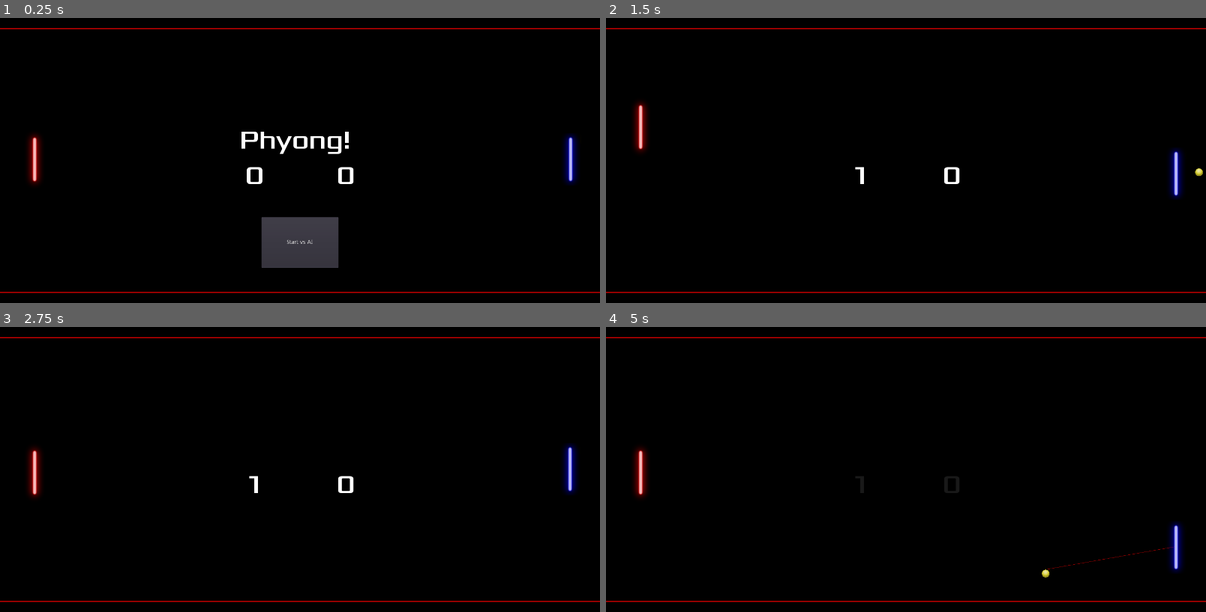
Above: before the commit, frames 1-4 (two rows, left to right).
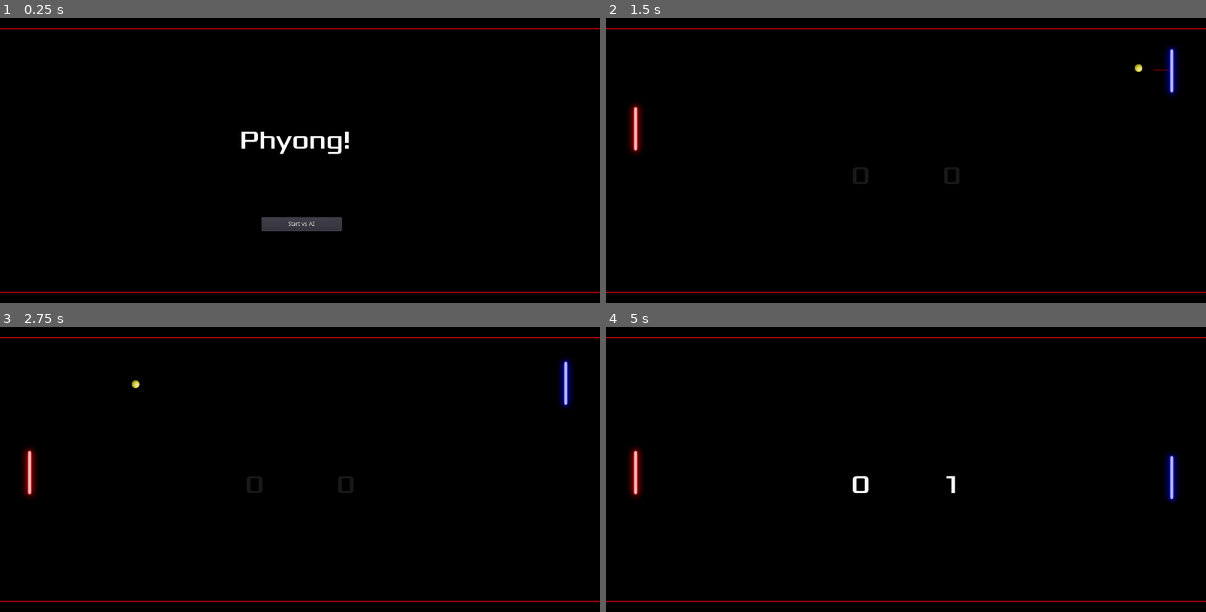
Above: after the commit, the same moments.

Repository: BThacker/PhyongV2
Game: Godot game, scene res://Main.tscn
Two runs of this game, one before a commit and one after it. Both use one fixed random seed, a clock stepped at 60 frames per second and the inputs below.
Inputs:
- Up to frame 1 (0.25 s): no input
- Up to frame 2 (1.5 s): click "Start vs AI" at 0.5 s; hold Up (ui_up) from 1.28 s (still down)
- Up to frame 3 (2.75 s): release Up (ui_up) at 2.03 s; hold Down (ui_down) from 2.03 s (still down)
- Up to frame 4 (5 s): release Down (ui_down) at 2.78 s; hold Up (ui_up) 2.78-4.28 s; tap Enter at 4.25 s; hold Down (ui_down) from 4.28 s (still down)

The runs differ from the first frame. In frame 1, 2.6% of the frame differs, in the area x 4-97%, y 40-88%; in frame 2, 1.5%; in frame 3, 1.5%; in frame 4, 1.6%.

Commit message:
instanced rewrite of main code

Diff:
--- a/Ball.gd
+++ b/Ball.gd
@@ -3,10 +3,13 @@
 var speed = 800
 var velocity = Vector2()
 
-func start(pos, dir):
+func spawn(pos, dir):
 	position = pos
 	velocity = Vector2(speed, 0).rotated(deg2rad(dir))
 	rotation = velocity.angle()
+
+func delete():
+	queue_free()
 
 func _physics_process(delta):
 	var collision = move_and_collide(velocity * delta)
--- a/HUD.gd
+++ b/HUD.gd
@@ -1,6 +1,13 @@
 extends CanvasLayer
 
-signal start_game
+signal start_game_ai
+signal start_game_2p
+# to implement
+signal start_game_multiplayer
+
+func _ready():
+	update_alpha_player1(0)
+	update_alpha_player2(0)
 
 func show_message(text):
 	$MessageLabel.text = text
@@ -15,7 +22,7 @@
 	update_score_player1(0)
 	update_score_player2(0)
 	yield(get_tree().create_timer(3), 'timeout')
-	$StartButton.show()
+	$StartButton_AI.show()
 
 func _on_MessageTimer_timeout():
 	$MessageLabel.hide()
@@ -32,8 +39,10 @@
 func update_score_player2(score):
 	$ScoreLabel2.text = str(score)
 
-func _on_StartButton_button_up():
-	$StartButton.hide()
+func _on_StartButton_AI_button_up():
+	$StartButton_AI.hide()
 	$MessageLabel.hide()
-	emit_signal("start_game")
+	emit_signal("start_game_ai")
 	print("start game")
+	update_alpha_player1(.1)
+	update_alpha_player2(.1)
--- a/HUD.tscn
+++ b/HUD.tscn
@@ -46,18 +46,18 @@
 text = "Phyong! "
 align = 1
 
-[node name="StartButton" type="Button" parent="."]
+[node name="StartButton_AI" type="Button" parent="."]
 anchor_left = 0.5
 anchor_top = 1.0
 anchor_right = 0.5
 anchor_bottom = 1.0
 margin_left = -95.0
 margin_top = -225.0
-margin_right = 95.0
-margin_bottom = -100.0
+margin_right = 103.0
+margin_bottom = -191.0
 shortcut = SubResource( 2 )
 text = "Start vs AI"
 
 [node name="MessageTimer" type="Timer" parent="."]
 wait_time = 5.0
-[connection signal="button_up" from="StartButton" to="." method="_on_StartButton_button_up"]
+[connection signal="button_up" from="StartButton_AI" to="." method="_on_StartButton_AI_button_up"]
--- a/Main.gd
+++ b/Main.gd
@@ -1,67 +1,109 @@
 extends Node2D
-# main game logic will be stored here
 export (PackedScene) var Ball
-export (PackedScene) var BallRig
+export (PackedScene) var Player1
+export (PackedScene) var Player2_AI
+
 var ballPosition
+var player1Position
+var aiPosition
 var direction
 var score1 = 0
 var score2 = 0
 var winner
+var p1_start_pos
+var p2_start_pos
+var current_p1
+var current_p2
+var current_ball
+enum gameEntity{spawn, destroy}
 
 func _ready():
 	# generate new seeds for debug purposes
 	randomize()
 	# check current screen size, not sure if necessary
 	ballPosition = get_viewport_rect().size / 2
+	p1_start_pos = $player1POS.position
+	p2_start_pos = $player2POS.position
 
 # hackery to make the ball start randomly
 func randomize_ball_direction(directions):
 	return directions[randi() % directions.size()]
 
-func add_ball():
+# spawning players, AI and ball
+func ball(action):
 	# as ball is a packed scene, we will instance the object in the world
 	var b = Ball.instance()
 	var direction1 = rand_range(140, 220)
 	var direction2 = rand_range(0, 40)
 	var direction3 = rand_range(320, 360)
 	direction = randomize_ball_direction([direction1, direction2, direction3])
-	b.start(ballPosition, direction)
-	add_child(b)
-	$HUD.update_alpha_player1(.1)
-	$HUD.update_alpha_player2(.1)
+	if action == gameEntity.spawn:
+		b.spawn(ballPosition, direction)
+		add_child(b)
+		$HUD.update_alpha_player1(.1)
+		$HUD.update_alpha_player2(.1)
+		current_ball = b
+	if action == gameEntity.destroy:
+		current_ball.delete()
 
-# thinking about adding more complex logic here
-func start_action():
-	add_ball()
+func player_1(action):
+	var player1 = Player1.instance()
+	if action == gameEntity.spawn:
+		player1.spawn(p1_start_pos)
+		add_child(player1)
+		current_p1 = player1
+		print("Spawning Player 1")
+	if action == gameEntity.destroy:
+		current_p1.delete()
 
-func _on_HUD_start_game():
-	new_game()
-	$HUD.update_score_player1(0)
-	$HUD.update_score_player2(0) # Replace with function body.
+#func player_2(action):
+#	player2.spawn(p2_start_pos)
 
-func new_game():
+func ai_player_2(action):
+	var ai = Player2_AI.instance()
+	if action == gameEntity.spawn:
+		ai.spawn(p2_start_pos)
+		add_child(ai)
+		print("spawning AI")
+		current_p2 = ai
+	if action == gameEntity.destroy:
+		current_p2.delete()
+
+# listening for start calls
+func _on_HUD_start_game_ai():
 	score1 = 0
 	score2 = 0
-	start_action()
-	$Player2_AI.idle = false
+	player_1(gameEntity.spawn)
+	ball(gameEntity.spawn)
+	ai_player_2(gameEntity.spawn)
+	$HUD.update_score_player1(0)
+	$HUD.update_score_player2(0)
+	$HUD.update_alpha_player1(0)
+	$HUD.update_alpha_player2(0)
+	print("start game AI")
 
+# main game logic
 func reset_after_score():
 	yield(get_tree().create_timer(3), "timeout")
-	start_action()
+	ball(gameEntity.spawn)
 
 func game_over():
 	print("game is over")
+	player_1(gameEntity.destroy)
+	ai_player_2(gameEntity.destroy)
+	ball(gameEntity.destroy)
 	if score1 > score2:
 		winner = "Player 1"
 	else:
 		winner = "Player 2"
 	$HUD.show_game_over(winner)
-	$HUD.update_alpha_player1(1)
-	$HUD.update_alpha_player2(1)
+	$HUD.update_alpha_player1(0)
+	$HUD.update_alpha_player2(0)
 
 func _on_player2ScoreArea_player2scored():
 	print("player 2 scored")
 	score2 += 1
+	ball(gameEntity.destroy)
 	$HUD.update_score_player2(score2)
 	$HUD.update_alpha_player1(1)
 	$HUD.update_alpha_player2(1)
@@ -73,6 +115,7 @@
 func _on_player1ScoreArea_player1scored():
 	print("player 1 scored")
 	score1 += 1
+	ball(gameEntity.destroy)
 	$HUD.update_score_player1(score1)
 	$HUD.update_alpha_player1(1)
 	$HUD.update_alpha_player2(1)
--- a/Main.tscn
+++ b/Main.tscn
@@ -1,120 +1,38 @@
-[gd_scene load_steps=21 format=2]
+[gd_scene load_steps=13 format=2]
 
 [ext_resource path="res://Main.gd" type="Script" id=1]
 [ext_resource path="res://Ball.tscn" type="PackedScene" id=2]
-[ext_resource path="res://images/black_background.png" type="Texture" id=3]
-[ext_resource path="res://Player1.gd" type="Script" id=4]
-[ext_resource path="res://images/sprites.png" type="Texture" id=5]
-[ext_resource path="res://Player2_AI.gd" type="Script" id=6]
-[ext_resource path="res://player2ScoreArea.gd" type="Script" id=7]
-[ext_resource path="res://player1ScoreArea.gd" type="Script" id=8]
-[ext_resource path="res://HUD.tscn" type="PackedScene" id=9]
-[ext_resource path="res://ai_decision.gd" type="Script" id=10]
+[ext_resource path="res://Player1.tscn" type="PackedScene" id=3]
+[ext_resource path="res://Player2_AI.tscn" type="PackedScene" id=4]
+[ext_resource path="res://images/black_background.png" type="Texture" id=5]
+[ext_resource path="res://player2ScoreArea.gd" type="Script" id=6]
+[ext_resource path="res://player1ScoreArea.gd" type="Script" id=7]
+[ext_resource path="res://HUD.tscn" type="PackedScene" id=8]
 
-[sub_resource type="GDScript" id=1]
-script/source = "extends RigidBody2D
-
-# Declare member variables here. Examples:
-# var a = 2
-# var b = \"text\"
-
-# Called when the node enters the scene tree for the first time.
-func _ready():
-	pass # Replace with function body.
-
-# Called every frame. 'delta' is the elapsed time since the previous frame.
-#func _process(delta):
-func start(pos):
-	position = pos
-	apply_impulse(Vector2(0, 0), Vector2(500 ,0))
-	bounce = 1
-	friction = .5
-"
-
-[sub_resource type="CircleShape2D" id=2]
-radius = 9.93282
-
-[sub_resource type="PackedScene" id=3]
-_bundled = {
-"conn_count": 0,
-"conns": PoolIntArray(  ),
-"editable_instances": [  ],
-"names": PoolStringArray( "RigidBody2D", "RigidBody2D", "gravity_scale", "linear_damp", "angular_damp", "script", "Sprite", "Sprite", "position", "scale", "texture", "CollisionShape2D", "CollisionShape2D", "position", "shape" ),
-"node_count": 3,
-"node_paths": [ NodePath("."), NodePath(".") ],
-"nodes": PoolIntArray( -1, -1, 1, 0, -1, 4, 2, 0, 3, 1, 4, 2, 5, 3, 0, 1073741824, 0, 7, 6, -1, 3, 8, 4, 9, 5, 10, 6, 0, 1073741825, 0, 12, 11, -1, 2, 13, 7, 14, 8, 0 ),
-"variants": [ 0.0, 0.0, 0.0, SubResource( 1 ), Vector2( 0.104245, 0.0311446 ), Vector2( 0.0719935, 0.0719935 ), null, Vector2( 0.0673943, 0.0809946 ), SubResource( 2 ) ],
-"version": 2
-}
-
-[sub_resource type="CapsuleShape2D" id=4]
-radius = 0.967962
-height = 19.4489
-
-[sub_resource type="CapsuleShape2D" id=5]
-radius = 4.10303
-height = 96.7466
-
-[sub_resource type="RectangleShape2D" id=6]
+[sub_resource type="RectangleShape2D" id=1]
 extents = Vector2( 811.025, 1.31851 )
 
-[sub_resource type="RectangleShape2D" id=7]
+[sub_resource type="RectangleShape2D" id=2]
 extents = Vector2( 812.612, 1.34943 )
 
-[sub_resource type="RectangleShape2D" id=8]
+[sub_resource type="RectangleShape2D" id=3]
 extents = Vector2( 10, 316.768 )
 
-[sub_resource type="RectangleShape2D" id=9]
+[sub_resource type="RectangleShape2D" id=4]
 extents = Vector2( 10, 316.753 )
-
-[sub_resource type="RectangleShape2D" id=10]
-extents = Vector2( 437.228, 305.142 )
 
 [node name="Main" type="Node2D"]
 script = ExtResource( 1 )
 Ball = ExtResource( 2 )
-BallRig = SubResource( 3 )
+Player1 = ExtResource( 3 )
+Player2_AI = ExtResource( 4 )
 
 [node name="Background" type="Area2D" parent="."]
 
 [node name="Sprite" type="Sprite" parent="Background"]
 position = Vector2( 753.109, 445.567 )
 scale = Vector2( 2.95789, 2.95789 )
-texture = ExtResource( 3 )
-
-[node name="Player1" type="KinematicBody2D" parent="."]
-position = Vector2( 85.4835, 351.853 )
-script = ExtResource( 4 )
-__meta__ = {
-"_edit_group_": true
-}
-
-[node name="Sprite" type="Sprite" parent="Player1"]
 texture = ExtResource( 5 )
-region_enabled = true
-region_rect = Rect2( 0, 0, 50, 150 )
-
-[node name="CollisionShape2D" type="CollisionShape2D" parent="Player1"]
-position = Vector2( -0.384995, 0.205902 )
-scale = Vector2( 5, 5 )
-shape = SubResource( 4 )
-
-[node name="Player2_AI" type="KinematicBody2D" parent="."]
-position = Vector2( 1405.97, 349.87 )
-script = ExtResource( 6 )
-__meta__ = {
-"_edit_group_": true
-}
-
-[node name="Sprite" type="Sprite" parent="Player2_AI"]
-position = Vector2( 1.57424, 1.65776 )
-texture = ExtResource( 5 )
-region_enabled = true
-region_rect = Rect2( 50, 10, 50, 130 )
-
-[node name="CollisionShape2D" type="CollisionShape2D" parent="Player2_AI"]
-position = Vector2( 1.13196, 1.88675 )
-shape = SubResource( 5 )
 
 [node name="top_boundary" type="StaticBody2D" parent="."]
 position = Vector2( 763.672, 27.5973 )
@@ -141,35 +59,29 @@
 
 [node name="player2ScoreArea" type="Area2D" parent="."]
 position = Vector2( 32.6578, 407.056 )
-script = ExtResource( 7 )
+script = ExtResource( 6 )
 
 [node name="CollisionShape2D" type="CollisionShape2D" parent="player2ScoreArea"]
 position = Vector2( 16.7192, -51.1122 )
-shape = SubResource( 8 )
+shape = SubResource( 3 )
 
 [node name="player1ScoreArea" type="Area2D" parent="."]
 position = Vector2( 1315.3, 278.361 )
-script = ExtResource( 8 )
+script = ExtResource( 7 )
 
 [node name="CollisionShape2D" type="CollisionShape2D" parent="player1ScoreArea"]
 position = Vector2( 121.495, 73.672 )
-shape = SubResource( 9 )
+shape = SubResource( 4 )
 
-[node name="HUD" parent="." instance=ExtResource( 9 )]
+[node name="HUD" parent="." instance=ExtResource( 8 )]
 
-[node name="ai_decision" type="Area2D" parent="."]
-position = Vector2( 957.907, 352.238 )
-script = ExtResource( 10 )
-__meta__ = {
-"_edit_group_": true
-}
+[node name="player1POS" type="Area2D" parent="."]
+position = Vector2( 73, 356 )
 
-[node name="CollisionShape2D" type="CollisionShape2D" parent="ai_decision"]
-shape = SubResource( 10 )
+[node name="player2POS" type="Area2D" parent="."]
+position = Vector2( 1394, 371 )
 [connection signal="body_entered" from="player2ScoreArea" to="player2ScoreArea" method="_on_player2ScoreArea_body_entered"]
 [connection signal="player2scored" from="player2ScoreArea" to="." method="_on_player2ScoreArea_player2scored"]
 [connection signal="body_entered" from="player1ScoreArea" to="player1ScoreArea" method="_on_player1ScoreArea_body_entered"]
 [connection signal="player1scored" from="player1ScoreArea" to="." method="_on_player1ScoreArea_player1scored"]
-[connection signal="start_game" from="HUD" to="." method="_on_HUD_start_game"]
-[connection signal="body_entered" from="ai_decision" to="ai_decision" method="_on_ai_decision_body_entered"]
-[connection signal="body_exited" from="ai_decision" to="ai_decision" method="_on_ai_decision_body_exited"]
+[connection signal="start_game_ai" from="HUD" to="." method="_on_HUD_start_game_ai"]
--- a/Player1.gd
+++ b/Player1.gd
@@ -1,12 +1,17 @@
 extends KinematicBody2D
 
 var speed = 400
-
 var velocity = Vector2()
+var spawn_position = Vector2()
 # we rotate paddle slightly based on up or down movements
 # this allows the ball to react similar to the original pong
 # due to slightly altered impact angles using the kinematic2d
 # "bounce" method.
+func spawn(spawn_position):
+	position = spawn_position
+
+func delete():
+	queue_free()
 
 func get_input():
 	# add these actions in Project Settings -> Input Map
--- /dev/null
+++ b/Player1.tscn
@@ -0,0 +1,25 @@
+[gd_scene load_steps=4 format=2]
+
+[ext_resource path="res://Player1.gd" type="Script" id=1]
+[ext_resource path="res://images/sprites.png" type="Texture" id=2]
+
+[sub_resource type="CapsuleShape2D" id=1]
+radius = 0.967962
+height = 19.4489
+
+[node name="Player1" type="KinematicBody2D"]
+position = Vector2( 85.4835, 351.853 )
+script = ExtResource( 1 )
+__meta__ = {
+"_edit_group_": true
+}
+
+[node name="Sprite" type="Sprite" parent="."]
+texture = ExtResource( 2 )
+region_enabled = true
+region_rect = Rect2( 0, 0, 50, 150 )
+
+[node name="CollisionShape2D" type="CollisionShape2D" parent="."]
+position = Vector2( -0.384995, 0.205902 )
+scale = Vector2( 5, 5 )
+shape = SubResource( 1 )
--- a/Player2_AI.gd
+++ b/Player2_AI.gd
@@ -5,15 +5,19 @@
 var target
 var ball_pos = Vector2()
 var velocity = Vector2()
-var idle = true
 var canMove = false
 var _timer = null
 var starting_position = Vector2()
 
 func _ready():
-	starting_position = position
 	delay_response()
 
+func spawn(spawn_position):
+	starting_position = spawn_position
+	position = spawn_position
+
+func delete():
+	queue_free()
 func _process(delta):
 	if target:
 		locate_ball()
@@ -38,16 +42,14 @@
 func _on_Timer_timeout():
 	if canMove:
 		canMove = !canMove
-		print(canMove)
 		return
 	if !canMove:
 		canMove = true
-		print(canMove)
 		return
 
 # based on what we see from the raytrace, we move up or down
 func decide_movement():
-	if !idle and canMove:
+	if canMove:
 		velocity = Vector2()
 		if ball_pos.y > position.y:
 			velocity.y += 1
--- /dev/null
+++ b/Player2_AI.tscn
@@ -0,0 +1,41 @@
+[gd_scene load_steps=6 format=2]
+
+[ext_resource path="res://Player2_AI.gd" type="Script" id=1]
+[ext_resource path="res://images/sprites.png" type="Texture" id=2]
+[ext_resource path="res://ai_decision.gd" type="Script" id=3]
+
+[sub_resource type="CapsuleShape2D" id=1]
+radius = 4.10303
+height = 96.7466
+
+[sub_resource type="RectangleShape2D" id=2]
+extents = Vector2( 437.228, 941.11 )
+
+[node name="Player2_AI" type="KinematicBody2D"]
+position = Vector2( 1405.97, 349.87 )
+script = ExtResource( 1 )
+__meta__ = {
+"_edit_group_": true
+}
+
+[node name="Sprite" type="Sprite" parent="."]
+position = Vector2( 1.57424, 1.65776 )
+texture = ExtResource( 2 )
+region_enabled = true
+region_rect = Rect2( 50, 10, 50, 130 )
+
+[node name="CollisionShape2D" type="CollisionShape2D" parent="."]
+position = Vector2( 1.13196, 1.88675 )
+shape = SubResource( 1 )
+
+[node name="ai_decision" type="Area2D" parent="."]
+position = Vector2( -448.063, 2.36801 )
+script = ExtResource( 3 )
+__meta__ = {
+"_edit_group_": true
+}
+
+[node name="CollisionShape2D" type="CollisionShape2D" parent="ai_decision"]
+shape = SubResource( 2 )
+[connection signal="body_entered" from="ai_decision" to="ai_decision" method="_on_ai_decision_body_entered"]
+[connection signal="body_exited" from="ai_decision" to="ai_decision" method="_on_ai_decision_body_exited"]
--- a/ai_decision.gd
+++ b/ai_decision.gd
@@ -17,8 +17,8 @@
 func _on_ai_decision_body_entered(body):
 	if target:
 		return
-	get_node("../Player2_AI").target = body
+	get_parent().target = body
 
 func _on_ai_decision_body_exited(body):
-	if body == get_node("../Player2_AI").target:
-		get_node("../Player2_AI").target = null
+	if body == get_parent().target:
+		get_parent().target = null
Not shown: 2 places in Main.tscn that only renumber resources
